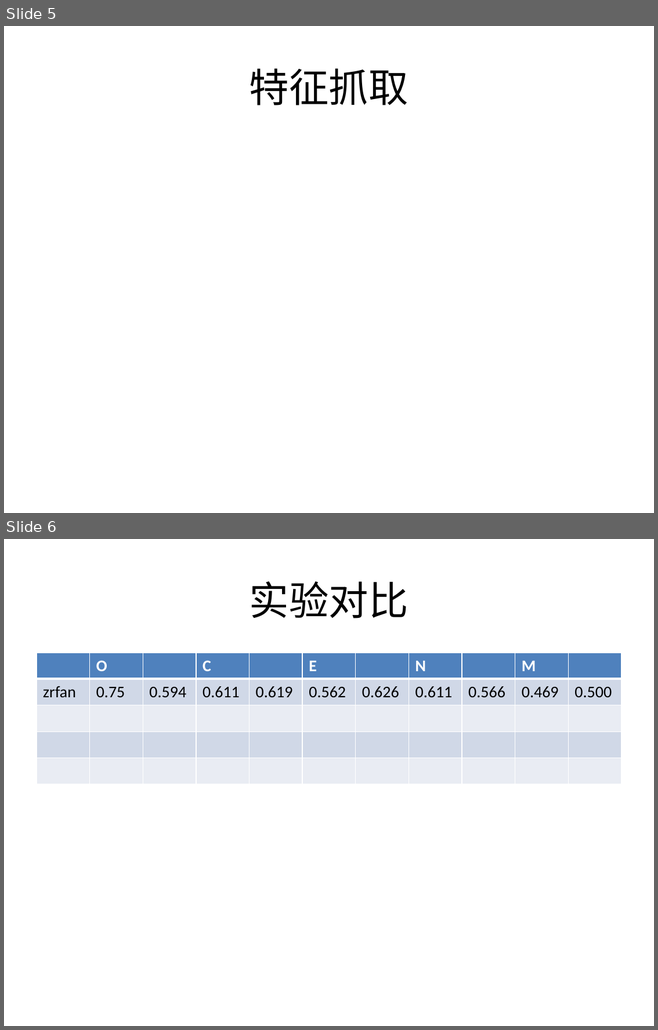
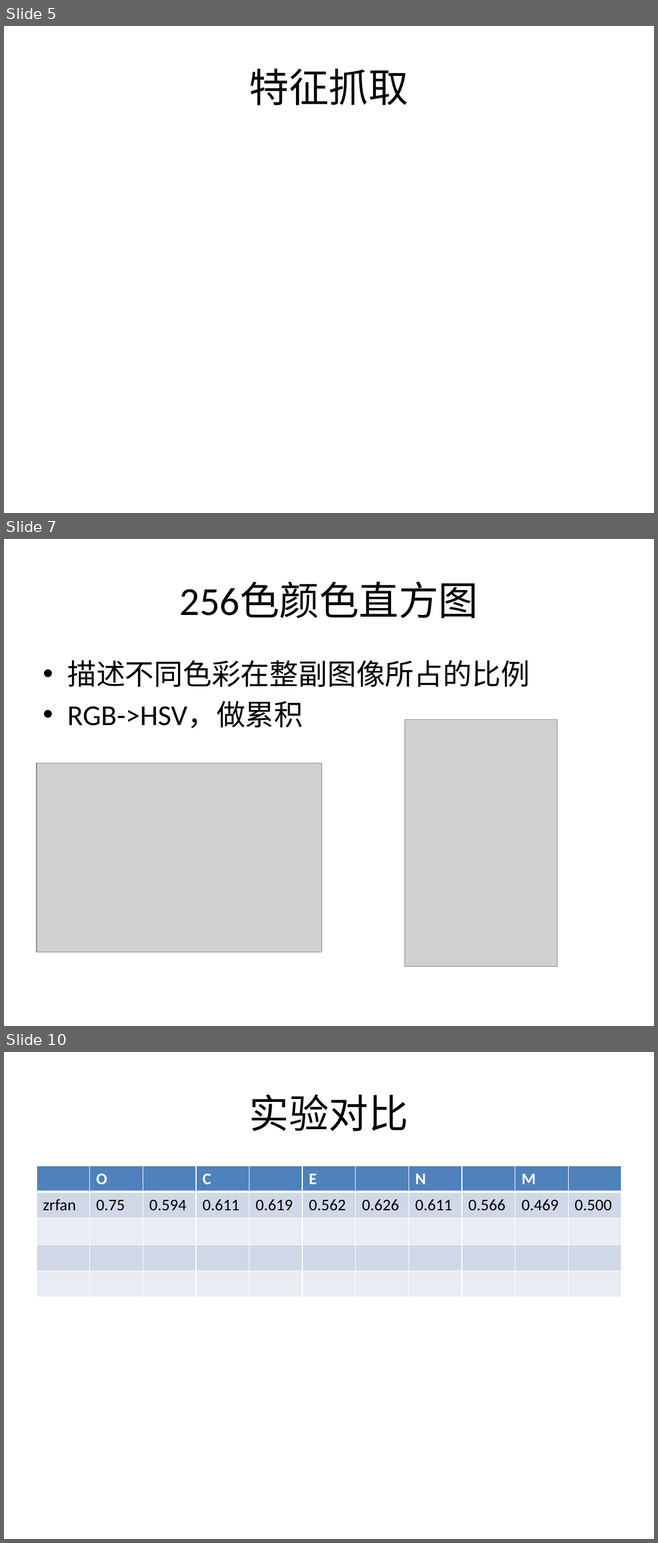
Before and after one commit to east-before-dawn/srt, a slide deck: slides.pptx. Shown one above the other, each under a label of ours: slides 5 and 6 before the commit, slides 5, 7 and 10 after it; the slides between them are not shown. The pictures are 658x1030 and 658x1543 pixels, drawn with LibreOffice and Linux fonts; fonts in the diff are those of the drawing; grey boxes stand for pictures. Boxes give left, top, right and bottom in pixels: in the first picture for what was removed or moved away, otherwise in the second. Text is boxed around its words. In the diff, an @@ line names an element or a change of style, - is before the commit and + after.

```diff
--- a/slides.pptx
+++ b/slides.pptx
@@ slide 7 added at <box>4,539,654,1026</box>, background #FFFFFF @@
@@ title added at <box>179,582,478,618</box>, 44 pt, text #000000 @@
+256色颜色直方图
@@ text added at <box>67,660,529,728</box>, 32 pt, text #000000 @@
+• 描述不同色彩在整副图像所占的比例
+• RGB->HSV，做累积
@@ picture added at <box>405,719,557,967</box> @@
@@ picture added at <box>36,763,322,952</box> @@
@@ what was slide 6 is now slide 10 @@
```
Also in this commit, not shown: 3 other slides added.
